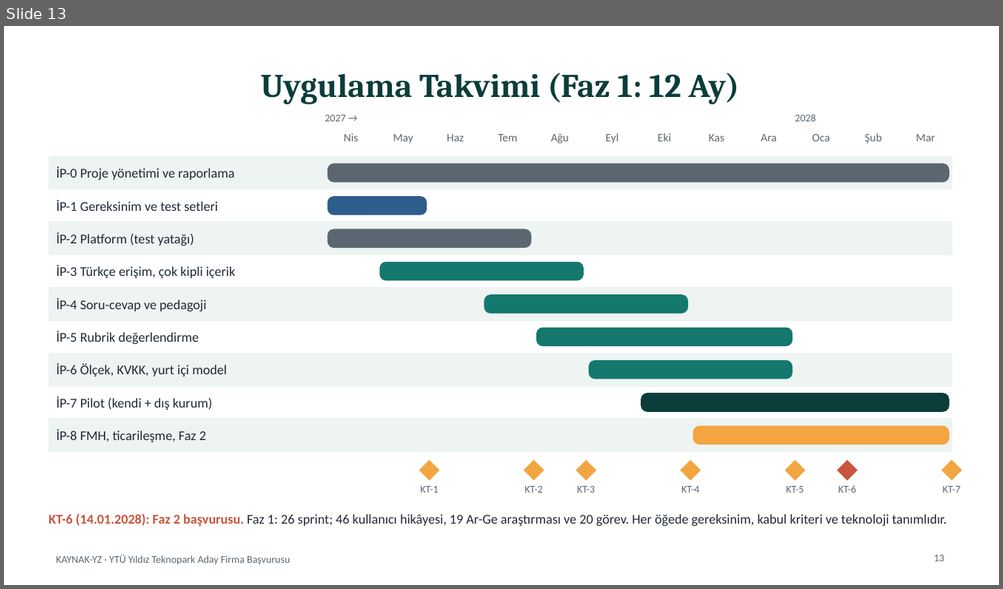
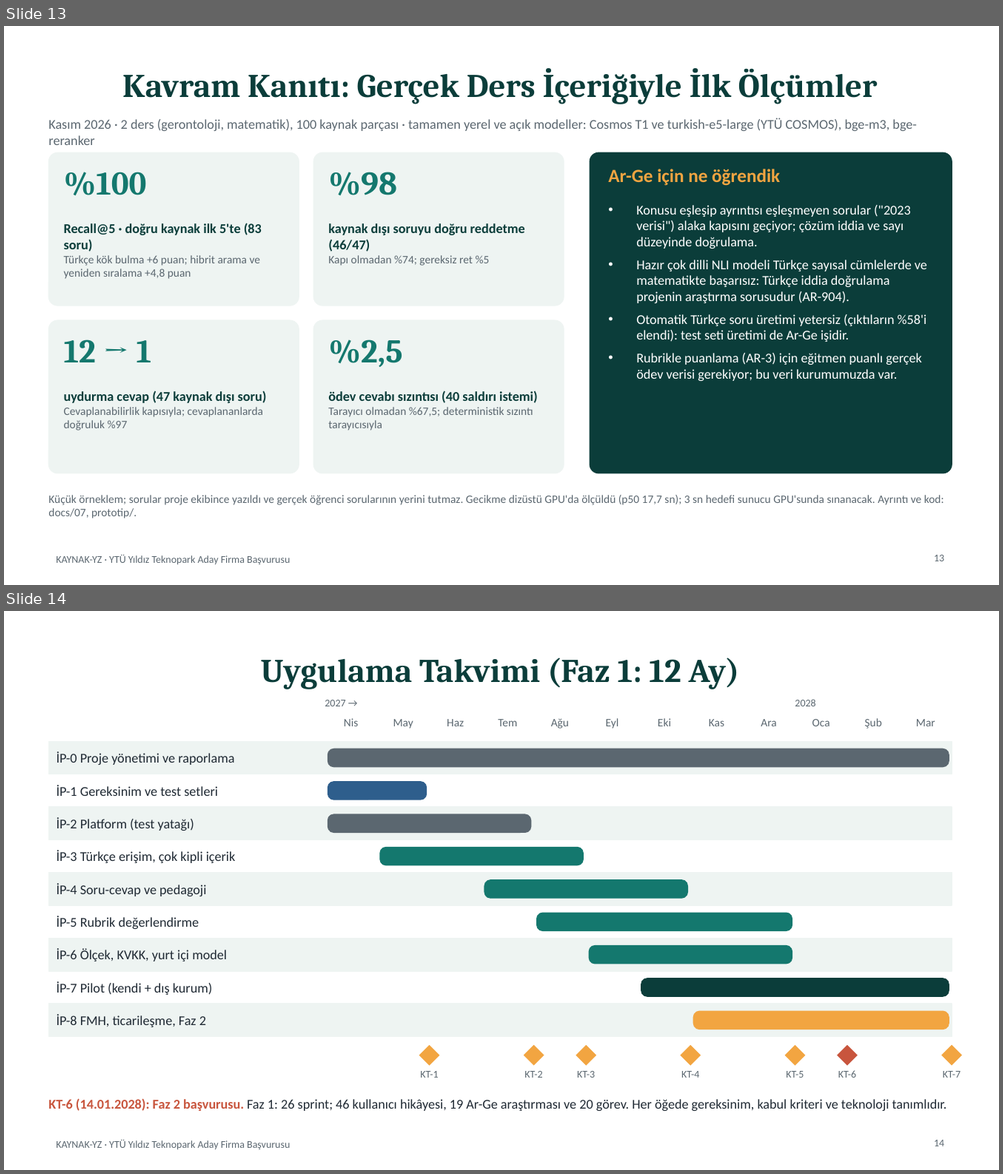
Before and after one commit to adecust/yildiz-teknopark-basvuru, a slide deck: teslim/KAYNAK-YZ_Firma_Proje_Sunumu.pptx. Shown one above the other, each under a label of ours: slide 13 before the commit, slides 13 and 14 after it. The pictures are 1003x589 and 1003x1174 pixels, drawn with LibreOffice and Linux fonts; fonts in the diff are those of the drawing. Boxes give left, top, right and bottom in pixels: in the first picture for what was removed or moved away, otherwise in the second. Text is boxed around its words. In the diff, an @@ line names an element or a change of style, - is before the commit and + after.

Commit message:
Araştırma doğrulaması ve kavram kanıtı: Ar-Ge çekirdeği gerçek ders içeriğinde ölçüldü
- prototip/: yerel ve açık modellerle (Cosmos T1, turkish-e5-large, bge-m3,
  bge-reranker-v2-m3, mDeBERTa NLI) erişim, cevaplanabilirlik kapısı,
  uçtan uca cevap/ret ve sızıntı deneyleri; ders verisi lisans nedeniyle repoda değil
- Sonuçlar: Recall@5 %100 (83 soru); kapı ile kaynak dışı doğru ret %74 -> %98,
  uydurma 12 -> 1; deterministik tarayıcı ile sızıntı %67,5 -> %2,5.
  Olumsuz bulgu: hazır çok dilli NLI ile Türkçe iddia doğrulama başarısız (AR-904)
- docs/07: dış iddiaların birincil kaynaklardan doğrulanması ve PoC raporu
- Belgeler: KVKK 2026 tutarları, Bastani ve ark. (Türkiye'de yapılmış RKÇ),
  Google 2026 rakip bilgisi, TÜBİTAK 1507 takvimi, KOBİ tanımı, AB YZ Yasası tarihi
- Tutarsızlıklar: eski görev kimlikleri, teknoloji kararı kesinleşme satırları,
  MinIO/AGPL çelişkisi, Faz 2 başvuru tarihi (KT-6) birleştirildi
- Sunum 20 slayta çıktı (13: kavram kanıtı); özete kavram kanıtı bölümü eklendi

```diff
--- a/teslim/KAYNAK-YZ_Firma_Proje_Sunumu.pptx
+++ b/teslim/KAYNAK-YZ_Firma_Proje_Sunumu.pptx
@@ slide 13 added at box(4, 26, 999, 585), background #FFFFFF; not listed: 1 template element that a slide beside it also shows @@
@@ title added at box(122, 68, 877, 104), 32 pt, text #0B3D3A, bold @@
+Kavram Kanıtı: Gerçek Ders İçeriğiyle İlk Ölçümler
@@ text added at box(48, 118, 916, 145), 13 pt, text #5B6770 @@
+Kasım 2026 · 2 ders (gerontoloji, matematik), 100 kaynak parçası · tamamen yerel ve açık modeller: Cosmos T1 ve turkish-e5-large (YTÜ COSMOS), bge-m3, bge-reranker
@@ rounded rectangle added at box(48, 153, 299, 306), fill #EEF4F2, outline #EEF4F2 1 pt @@
@@ rounded rectangle added at box(313, 153, 563, 306), fill #EEF4F2, outline #EEF4F2 1 pt @@
@@ rounded rectangle added at box(589, 153, 951, 474), fill #0B3D3A, outline #0B3D3A 1 pt @@
@@ text added at box(64, 172, 147, 195), 32 pt, text #14786E, bold @@
+%100
@@ text added at box(328, 172, 397, 195), 32 pt, text #14786E, bold @@
+%98
@@ text added at box(608, 169, 780, 186), 18 pt, text #F2A541, bold @@
+Ar-Ge için ne öğrendik
@@ text added at box(64, 223, 262, 279), 11 pt, text #5B6770 @@
+Recall@5 · doğru kaynak ilk 5'te (83 soru)
+Türkçe kök bulma +6 puan; hibrit arama ve yeniden sıralama +4,8 puan
@@ text added at box(328, 224, 525, 266), 13 pt, text #0B3D3A, bold @@
+kaynak dışı soruyu doğru reddetme (46/47)
+Kapı olmadan %74; gereksiz ret %5
@@ text added at box(636, 205, 927, 381), 13 pt, text #FFFFFF @@
+• Konusu eşleşip ayrıntısı eşleşmeyen sorular ("2023 verisi") alaka kapısını geçiyor; çözüm iddia ve sayı düzeyinde doğrulama.
+• Hazır çok dilli NLI modeli Türkçe sayısal cümlelerde ve matematikte başarısız: Türkçe iddia doğrulama projenin araştırma sorusudur (AR-904).
+• Otomatik Türkçe soru üretimi yetersiz (çıktıların %58'i elendi): test seti üretimi de Ar-Ge işidir.
+• Rubrikle puanlama (AR-3) için eğitmen puanlı gerçek ödev verisi gerekiyor; bu veri kurumumuzda var.
@@ rounded rectangle added at box(48, 321, 299, 474), fill #EEF4F2, outline #EEF4F2 1 pt @@
@@ rounded rectangle added at box(313, 321, 563, 474), fill #EEF4F2, outline #EEF4F2 1 pt @@
@@ text added at box(64, 340, 152, 363), 32 pt, text #14786E, bold @@
+12 → 1
@@ text added at box(328, 340, 402, 367), 32 pt, text #14786E, bold @@
+%2,5
@@ text added at box(64, 391, 267, 431), 11 pt, text #5B6770 @@
+uydurma cevap (47 kaynak dışı soru)
+Cevaplanabilirlik kapısıyla; cevaplananlarda doğruluk %97
@@ text added at box(328, 391, 538, 431), 11 pt, text #5B6770 @@
+ödev cevabı sızıntısı (40 saldırı istemi)
+Tarayıcı olmadan %67,5; deterministik sızıntı tarayıcısıyla
@@ text added at box(48, 495, 944, 519), 11 pt, text #5B6770 @@
+Küçük örneklem; sorular proje ekibince yazıldı ve gerçek öğrenci sorularının yerini tutmaz. Gecikme dizüstü GPU'da ölçüldü (p50 17,7 sn); 3 sn hedefi sunucu GPU'sunda sınanacak. Ayrıntı ve kod: docs/07, prototip/.
@@ page number added at box(933, 555, 944, 562), 10 pt, text #5B6770 @@
+13
@@ what was slide 13 is now slide 14 @@
@@ page number at box(933, 1140, 944, 1147): text changed @@
-13
+14
```
Also in this commit, not shown: 4 slides changed, 33 other files.
